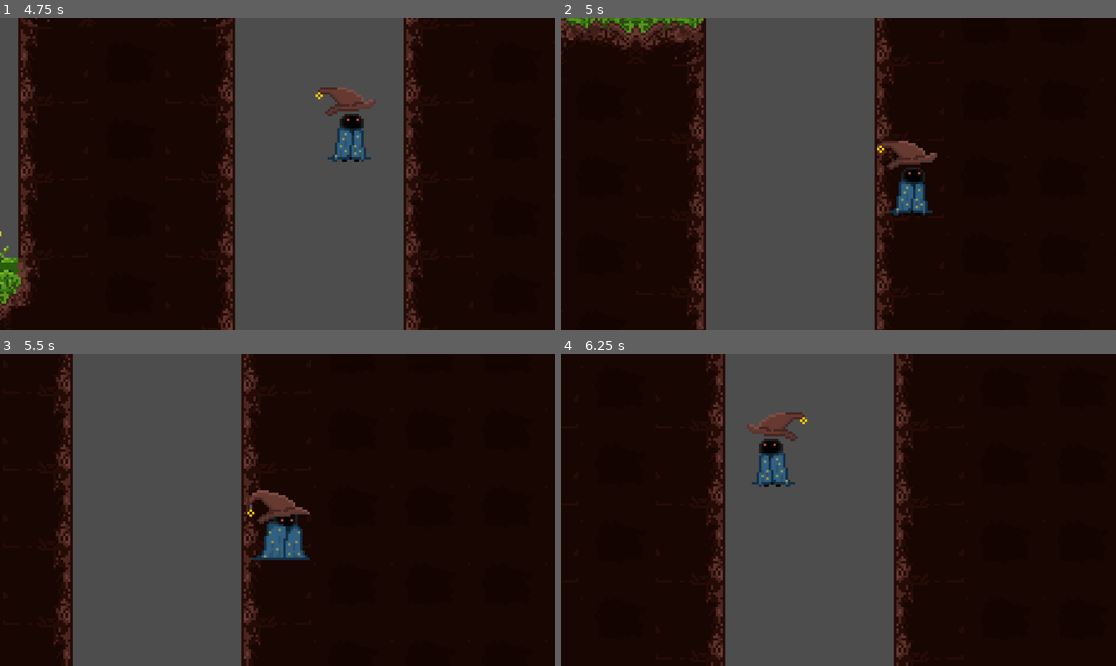
Above: before the commit, frames 1-4 (two rows, left to right).
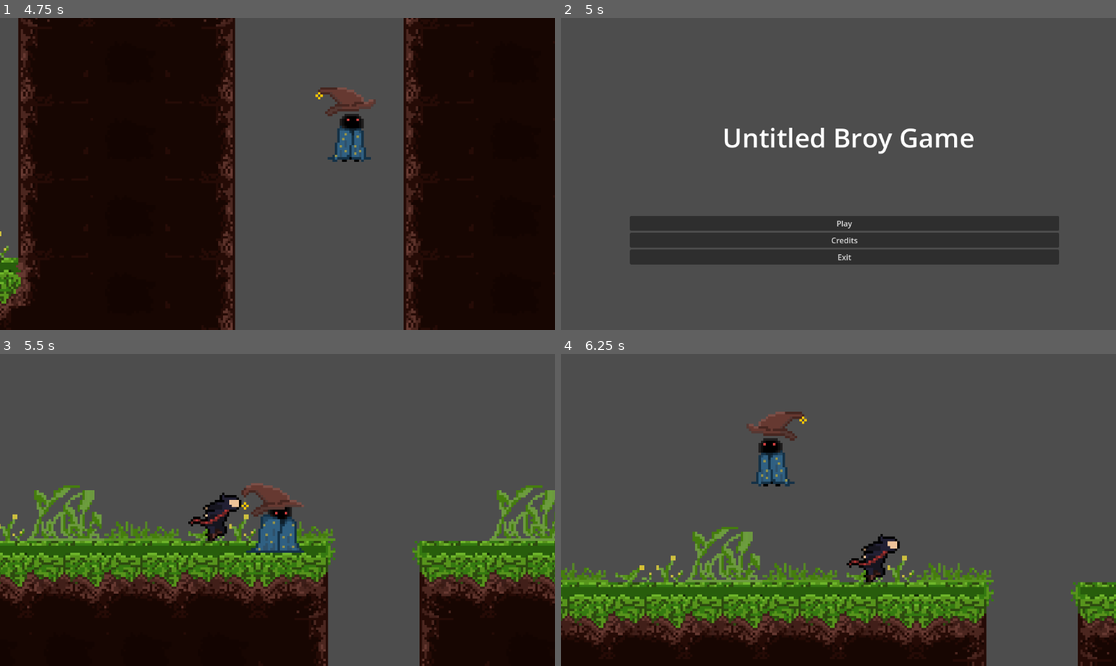
Above: after the commit, the same moments.

Repository: MRobinson12/BroyGames
Game: Godot game, scene res://Scenes/main_menu.tscn
Two runs of this game, one before a commit and one after it. Both use one fixed random seed, a clock stepped at 60 frames per second and the inputs below.
Inputs (mouse positions are in pixels of both pictures, inside the frame that each line leads up to):
- Up to frame 1 (4.75 s): click "Play" at 0.5 s; tap Enter (ui_accept) at 1.25, 1.52, 2.27, 3.77, 4.52 s; hold D (ui_right) 1.28-2.78 s; hold A (ui_left) 2.78-3.53 s; hold D (ui_right) from 3.53 s (still down)
- Up to frame 2 (5 s): keep holding D (ui_right); tap Escape (ui_cancel) at 4.9 s
- Up to frame 3 (5.5 s): release D (ui_right) at 5 s; click (283, 559) at 5 s, where only the run after the commit has a clickable "Play"
- Up to frame 4 (6.25 s): hold A (ui_left) from 5.78 s (still down); tap Enter (ui_accept) at 6.02 s

Frame 1 is identical in both runs. In frame 2, 75% of the frame differs, in the area x 0-100%, y 0-100%; in frame 3, 72%; in frame 4, 75%.

Commit message:
Fix Exit To Menu

Diff:
--- a/Scripts/player.gd
+++ b/Scripts/player.gd
@@ -40,9 +40,6 @@
 				current_state = State.IDLE
 				_stop_running_sound()
 
-		if Input.is_action_pressed("ui_cancel"):
-			get_tree().change_scene_to_file("res://Scenes/main_menu.tscn")
-
 		if $AnimatedSprite2D.is_playing() == false and is_on_floor():
 			$AnimatedSprite2D.play("idle")
 			current_state = State.IDLE
@@ -77,6 +74,9 @@
 		elif current_state == State.LAND and not $AnimatedSprite2D.is_playing():
 			current_state = State.IDLE
 
+	if Input.is_action_pressed("ui_cancel"):
+			get_tree().change_scene_to_file("res://Scenes/main_menu.tscn")
+
 func _handle_run(delta, flip_h):
 	$AnimatedSprite2D.play("run")
 	$AnimatedSprite2D.flip_h = flip_h
